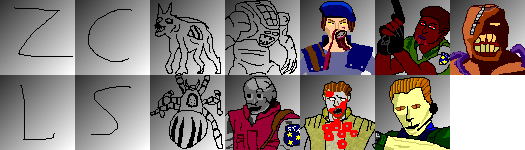
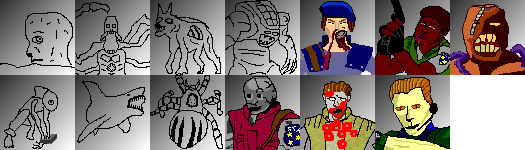
Layer changes from the first 525×150 image to the second:
painted on "Outline" over [0, 2, 150, 149]
painted on "imported pngs" over [14, 7, 132, 140]
